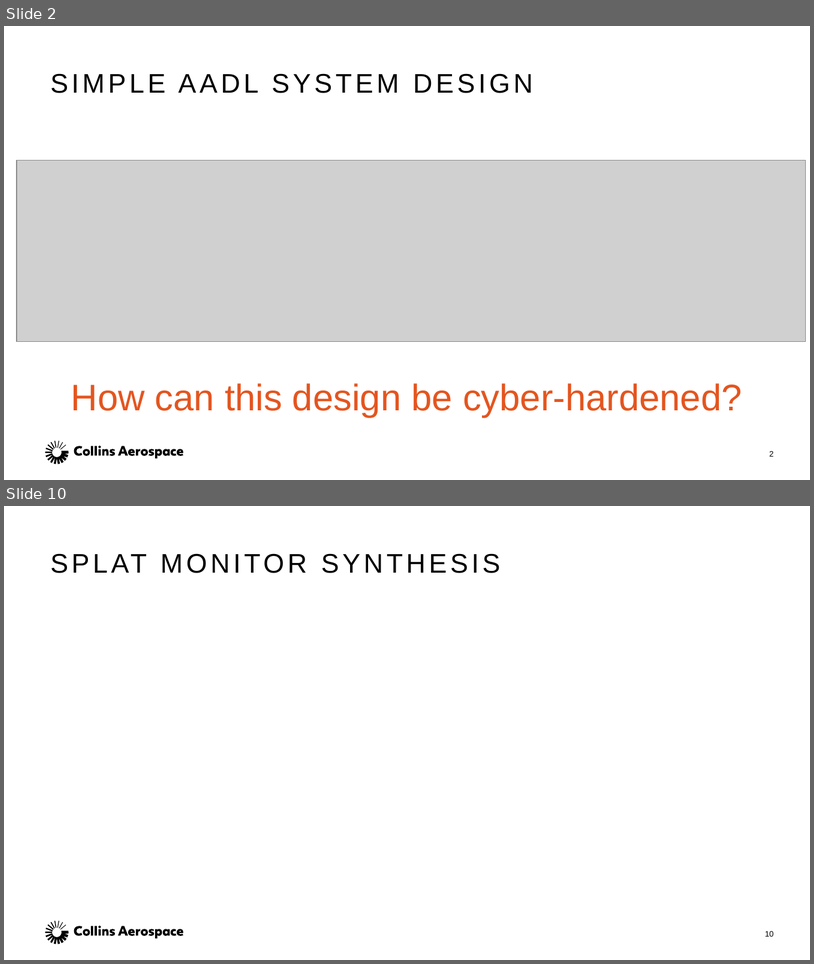
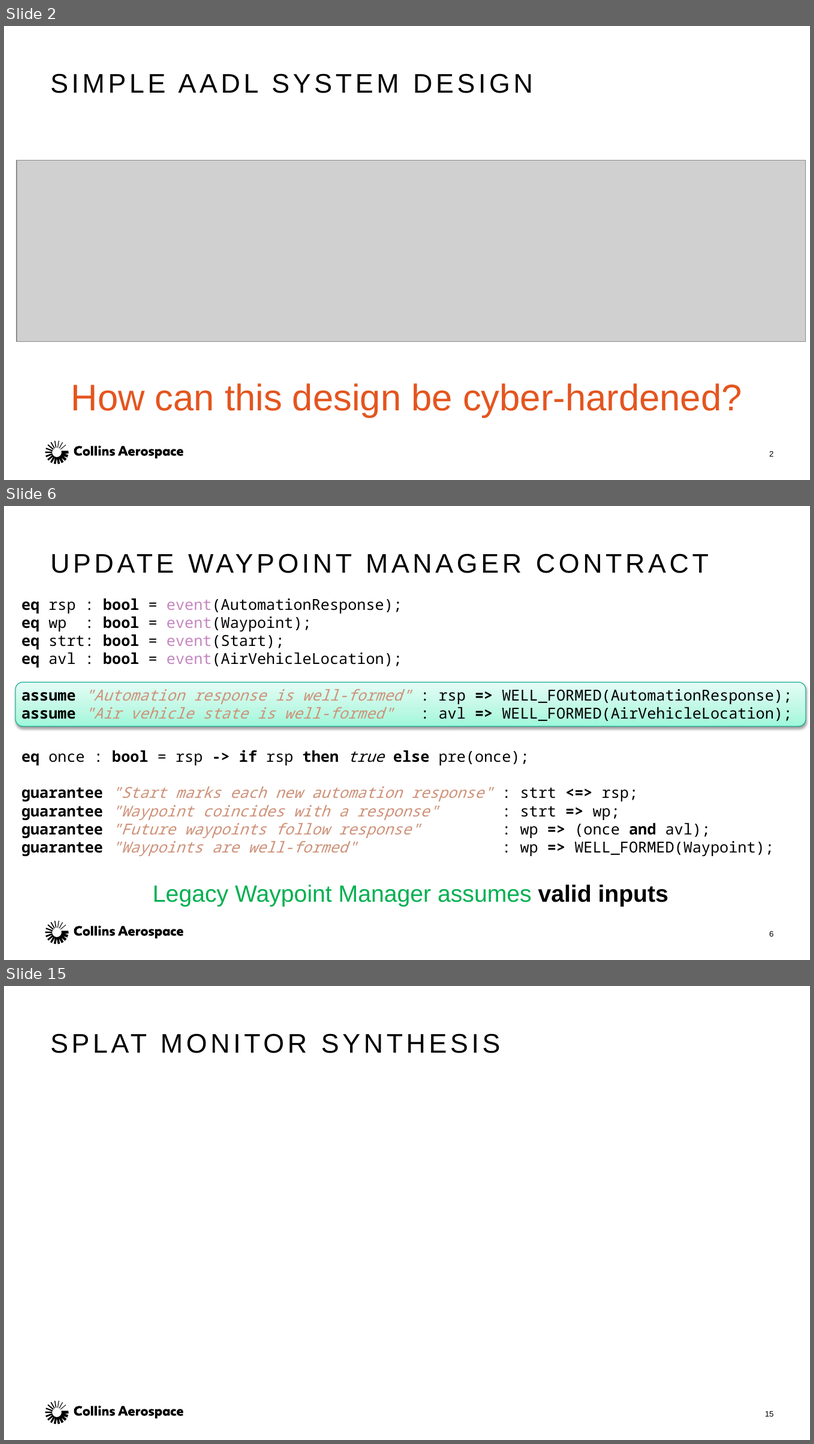
Before and after one commit to ericmercer/verified-mon-flt-synthesis, a slide deck: presentation/MODELS-2021.pptx. Shown one above the other, each under a label of ours: slides 2 and 10 before the commit, slides 2, 6 and 15 after it; the slides between them are not shown. The pictures are 814x964 and 814x1444 pixels, drawn with LibreOffice and Linux fonts; fonts in the diff are those of the drawing; grey boxes stand for pictures. Boxes give left, top, right and bottom in pixels: in the first picture for what was removed or moved away, otherwise in the second. Text is boxed around its words. In the diff, an @@ line names an element or a change of style, - is before the commit and + after.

```diff
--- a/presentation/MODELS-2021.pptx
+++ b/presentation/MODELS-2021.pptx
@@ slide 6 added at (4,506,810,960), background #FFFFFF; not listed: 1 template element that a slide beside it also shows @@
@@ title added at (45,537,770,587), 32 pt, text #000000 @@
+UPDATE WAYPOINT MANAGER CONTRACT
@@ text added at (21,598,792,721), 18 pt, text #000000 @@
+eq rsp : bool = event(AutomationResponse);
+eq wp : bool = event(Waypoint);
+eq strt: bool = event(Start);
+eq avl : bool = event(AirVehicleLocation);
+assume "Automation response is well-formed" : rsp => WELL_FORMED(AutomationResponse);
+assume "Air vehicle state is well-formed" : avl => WELL_FORMED(AirVehicleLocation);
@@ rounded rectangle added at (15,682,806,726), fill gradient #9FF8DB to #BDF9E5 to #E5FEF5, outline #00A78B 0.75 pt @@
@@ text added at (21,750,774,856), 18 pt, text #000000 @@
+eq once : bool = rsp -> if rsp then true else pre(once);
+guarantee "Start marks each new automation response" : strt <=> rsp;
+guarantee "Waypoint coincides with a response" : strt => wp;
+guarantee "Future waypoints follow response" : wp => (once and avl);
+guarantee "Waypoints are well-formed" : wp => WELL_FORMED(Waypoint);
@@ text added at (153,884,669,906), 28 pt, text #00B050 @@
+Legacy Waypoint Manager assumes valid inputs
@@ page number added at (770,931,774,936), 9.3 pt, text #000000 @@
+6
@@ what was slide 10 is now slide 15 @@
@@ page number at (765,1411,774,1416): text changed @@
-10
+15
```
Also in this commit, not shown: 5 slides changed, 6 other slides added, 2 slides removed, 1 other file.
